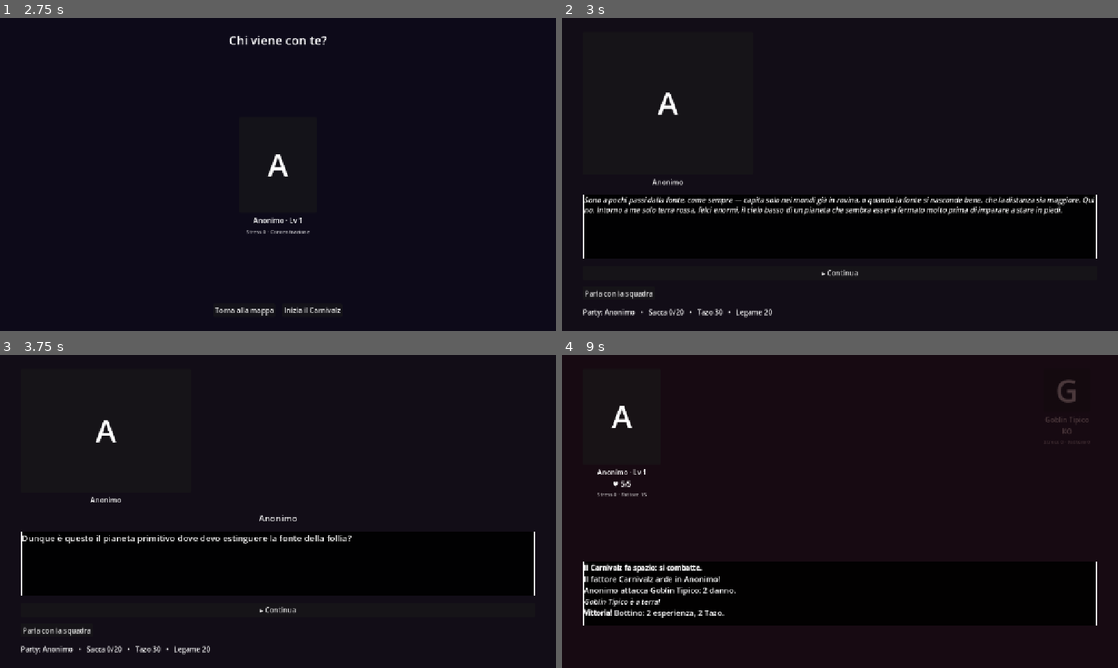
Above: before the commit, frames 1-4 (two rows, left to right).
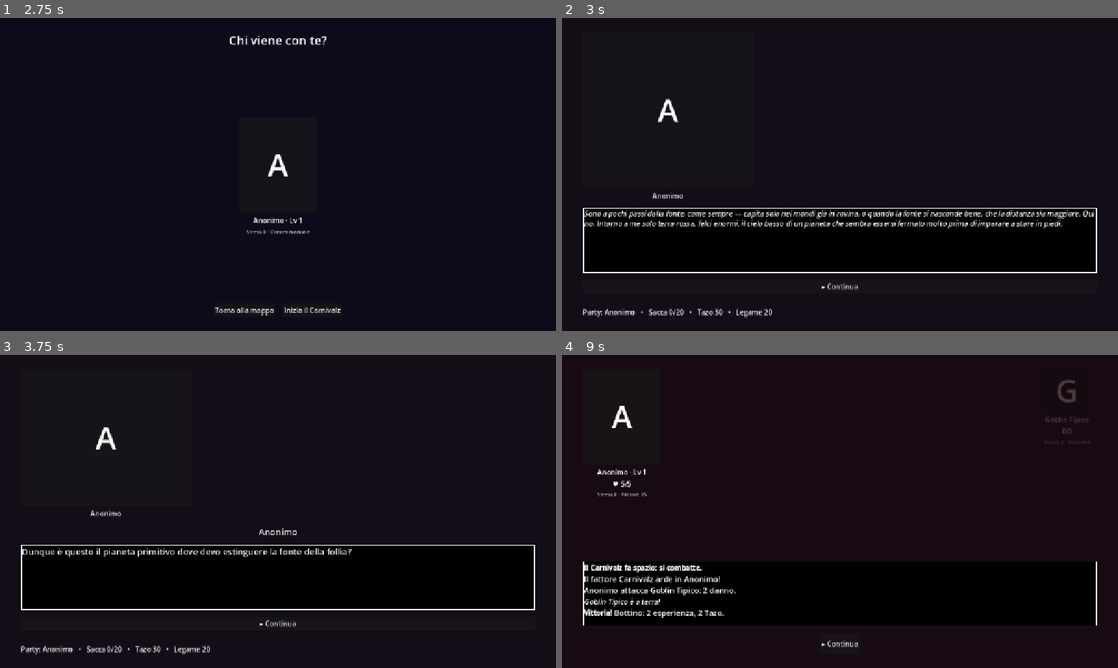
Above: after the commit, the same moments.

Repository: Rio-Chico-Devs/Carnivalz
Game: Godot game, scene res://scenes/Menu.tscn
The game is run twice, just before and just after one commit, with the same random seed, the same clock (stepped at 60 frames per second) and the same inputs.
Inputs (mouse positions are in pixels of both pictures, inside the frame that each line leads up to):
- Up to frame 1 (2.75 s): click "Gioca" at 0.5 s; click "!" at 1.25 s; click "☉ Scendi nel Carnivalz" at 2 s
- Up to frame 2 (3 s): click "Inizia il Carnivalz" at 2.75 s
- Up to frame 3 (3.75 s): click "▸ Continua" at 3.5 s
- Up to frame 4 (9 s): click (617, 630) at 4.25 s, where only the run before the commit has a clickable "Parla con la squadra"; click "▸ Continua" at 5 s; click "Avanza" at 5.75 s; click "▸ Continua" at 6.5 s; click "▸ Continua" at 7.25 s; click "Affrontalo" at 8 s; click "Attacca" at 8.75 s

Frame 1 is identical in both runs. In frame 2, 5.0% of the frame differs, in the area x 3-97%, y 23-90%; in frame 3, 2.6%; in frame 4, less than 0.1%.

Commit message:
Fine combattimento manuale, fix sfarfallio "Parla con la squadra", mediazione
Il giocatore ha sempre pieno controllo: la schermata di fine combattimento
non si chiude piu' da sola dopo un timer, ma aspetta un click su "Continua"
(mostra_continua_fine() in Combattimento.gd). "Parla con la squadra" restava
visibile con lo stato di prima durante la lettura di una sequenza (appariva
o spariva a seconda del punto in cui capitavi): ora avanza_messaggio() lo
nasconde esplicitamente finche' la coda non e' vuota, ed una nuova azione_
dopo_coda ripristina sempre palco/scelte/bottone allo svuotamento, anche
dopo una divagazione (dialogo singolo o conversazione).

Nuova meccanica: mediazione. Se due compagni presenti nel party discutono
tra loro in un nodo (data/dialoghi.json -> conversazioni.<id_nodo>, "tra":
[id1, id2]), "Parla con la squadra" offre di assistere alla conversazione;
al termine, se c'e' una "mediazione", il giocatore puo' intervenire con
opzioni che possono richiedere un oggetto in sacca e assegnano bonus/malus
di legame. Cio' che dice Anonimo e la replica del compagno restano pagine
di dialogo vere, mai testo nascosto nell'etichetta del bottone. Esempio
completo in Casa Gigante (salone, Sally e Vega).

Co-Authored-By: Claude Sonnet 5 <noreply@anthropic.com>
Claude-Session: https://claude.ai/code/session_01AE7uzpDH1Lo1PHb29aXJxZ

Diff:
--- a/data/dialoghi.json
+++ b/data/dialoghi.json
@@ -9,5 +9,38 @@
 				{ "tipo": "narrazione", "testo": "Con un calcio scosta i cuscini: c'è una botola." }
 			]
 		}
+	},
+	"conversazioni": {
+		"salone": {
+			"una_tantum": "conv_salone_sally_vega",
+			"tra": ["sally", "vega"],
+			"sequenza": [
+				{ "tipo": "dialogo", "chi": "sally", "testo": "Ti giuro che in questa casa non c'è NIENTE di normale. Nemmeno un poster storto." },
+				{ "tipo": "dialogo", "chi": "vega", "testo": "O forse è normale, per chi ci ha vissuto. Non tutti i ricordi buttano giù i muri." },
+				{ "tipo": "dialogo", "chi": "sally", "testo": "Ai ricordi buoni non serve una casa gigante per starci dentro." }
+			],
+			"mediazione": {
+				"testo": "Le due si voltano verso di te, aspettando che tu dica la tua.",
+				"opzioni": [
+					{
+						"testo": "Mostra la collana trovata in soffitta",
+						"richiede_oggetto": "collana_particolare",
+						"battuta": "Guardate: l'ho trovata in soffitta. Qualcuno di voi due la riconosce?",
+						"risposta": { "chi": "vega", "testo": "Vedi? Anche le cose piccole restano. Grazie per averla notata." },
+						"legame": 10
+					},
+					{
+						"testo": "Prova a mediare tra le due",
+						"battuta": "Magari ha ragione lei: a volte i ricordi fanno più rumore della verità.",
+						"risposta": { "chi": "sally", "testo": "...touché." },
+						"legame": 5
+					},
+					{
+						"testo": "Resta in silenzio e lascia che continuino da sole",
+						"legame": 0
+					}
+				]
+			}
+		}
 	}
 }
--- a/scripts/Combattimento.gd
+++ b/scripts/Combattimento.gd
@@ -224,8 +224,13 @@
 			aggiorna_speranza(int(GameState.regole.get("speranza_per_giro", 2)))
 			if turni_provocazione > 0:
 				turni_provocazione -= 1
-	await get_tree().create_timer(1.4).timeout
-	_esci()
+	mostra_continua_fine()
+
+func mostra_continua_fine() -> void:
+	# niente si chiude da solo: e' il giocatore a decidere quando lasciare
+	# la schermata di fine combattimento
+	pulisci_azioni()
+	bottone_azione("▸ Continua", _esci)
 
 func esegui_turno(attaccante: Dictionary) -> void:
 	scadenza_buff(attaccante)
--- a/scripts/GameState.gd
+++ b/scripts/GameState.gd
@@ -30,6 +30,7 @@
 var negozi: Dictionary = {}          # id negozio -> definizione
 var regole: Dictionary = {}
 var dialoghi: Dictionary = {}        # id nodo -> battuta di un compagno (lore, sblocchi)
+var conversazioni: Dictionary = {}   # id nodo -> discussione tra due compagni + mediazione
 var audio: Dictionary = {}           # config musica (chiavi -> percorsi)
 var domande_studio_generiche: Array = []  # pool di domande per Studia sui nemici comuni
 var stati: Dictionary = {}                # id stato -> definizione generica (tipo, contagiosa, ...)
@@ -143,6 +144,7 @@
 func carica_dialoghi() -> void:
 	var dati: Variant = carica_json(PERCORSO_DIALOGHI)
 	dialoghi = dati.get("luoghi", {}) if dati is Dictionary else {}
+	conversazioni = dati.get("conversazioni", {}) if dati is Dictionary else {}
 
 func carica_audio() -> void:
 	var dati: Variant = carica_json(PERCORSO_AUDIO)
--- a/scripts/Main.gd
+++ b/scripts/Main.gd
@@ -37,6 +37,7 @@
 
 var nodo_in_corso: Dictionary = {}
 var coda_messaggi: Array[Dictionary] = []
+var azione_dopo_coda: Callable = Callable()  # eseguita a coda vuota al posto delle scelte normali (es. mediazione)
 
 func _ready() -> void:
 	if GameState.eventi.is_empty():
@@ -102,7 +103,18 @@
 		var msg: Dictionary = coda_messaggi.pop_front()
 		mostra_messaggio(msg)
 		mostra_continua()
-		return
+		# durante la lettura dei messaggi il bottone "Parla con la squadra"
+		# resta nascosto: appare solo a coda vuota, mai a meta' di una sequenza
+		bottone_dialoga.visible = false
+		for figlio in menu_compagni.get_children():
+			figlio.queue_free()
+		return
+	if azione_dopo_coda.is_valid():
+		var richiamo := azione_dopo_coda
+		azione_dopo_coda = Callable()
+		richiamo.call()
+		return
+	aggiorna_palco(nodo_in_corso)
 	ricostruisci_scelte(nodo_in_corso)
 	aggiorna_dialoga()
 
@@ -266,6 +278,19 @@
 func _su_dialoga() -> void:
 	for figlio in menu_compagni.get_children():
 		figlio.queue_free()
+	# se due compagni presenti stanno discutendo tra loro in questo punto,
+	# l'opzione per assistere (e mediare) compare prima delle chiacchiere singole
+	var conversazione: Dictionary = GameState.conversazioni.get(GameState.nodo_corrente, {})
+	var tra: Array = conversazione.get("tra", [])
+	var conv_gia_vista: bool = conversazione.has("una_tantum") and GameState.ha_flag(conversazione["una_tantum"])
+	if not conversazione.is_empty() and not conv_gia_vista and tra.size() == 2 \
+			and tra[0] in GameState.party and tra[1] in GameState.party:
+		var nome_a: String = String(GameState.classi.get(tra[0], {}).get("nome", tra[0]))
+		var nome_b: String = String(GameState.classi.get(tra[1], {}).get("nome", tra[1]))
+		var bottone_conv := Button.new()
+		bottone_conv.text = "%s e %s stanno parlando..." % [nome_a, nome_b]
+		bottone_conv.pressed.connect(_su_conversazione.bind(conversazione))
+		menu_compagni.add_child(bottone_conv)
 	for id_classe in GameState.party:
 		if id_classe == GameState.id_protagonista:
 			continue
@@ -273,6 +298,54 @@
 		bottone.text = String(GameState.classi.get(id_classe, {}).get("nome", id_classe))
 		bottone.pressed.connect(_su_compagno.bind(id_classe))
 		menu_compagni.add_child(bottone)
+
+func _su_conversazione(conversazione: Dictionary) -> void:
+	for figlio in menu_compagni.get_children():
+		figlio.queue_free()
+	var tra: Array = conversazione.get("tra", [])
+	slot_centro.visible = false
+	slot_sinistra.visible = true
+	slot_destra.visible = true
+	mostra_slot(slot_sinistra, tra[0], "")
+	mostra_slot(slot_destra, tra[1], "")
+	if conversazione.has("flag"):
+		GameState.imposta_flag(conversazione["flag"])
+	if conversazione.has("una_tantum"):
+		GameState.imposta_flag(conversazione["una_tantum"])
+	coda_messaggi = sequenza_di(conversazione)
+	azione_dopo_coda = _mostra_mediazione.bind(conversazione) if conversazione.has("mediazione") else Callable()
+	avanza_messaggio()
+
+func _mostra_mediazione(conversazione: Dictionary) -> void:
+	# il giocatore puo' intervenire nella discussione: alcune opzioni sono
+	# sbloccate solo se ha in sacca l'oggetto giusto per dare peso alle sue parole
+	var mediazione: Dictionary = conversazione.get("mediazione", {})
+	nome_parlante.visible = false
+	narratore.text = "[i]%s[/i]" % String(mediazione.get("testo", "Puoi intervenire."))
+	for figlio in contenitore_scelte.get_children():
+		figlio.queue_free()
+	for opzione in mediazione.get("opzioni", []):
+		if opzione.has("richiede_oggetto") and not GameState.possiede_oggetto(opzione["richiede_oggetto"]):
+			continue
+		var bottone := Button.new()
+		bottone.text = String(opzione.get("testo", "…"))
+		bottone.pressed.connect(_su_mediazione.bind(opzione))
+		contenitore_scelte.add_child(bottone)
+
+func _su_mediazione(opzione: Dictionary) -> void:
+	for figlio in contenitore_scelte.get_children():
+		figlio.queue_free()
+	if opzione.has("legame"):
+		GameState.modifica_legame(int(opzione["legame"]))
+	coda_messaggi = []
+	if opzione.has("battuta"):
+		# cio' che dice Anonimo e' una battuta vera, non l'etichetta del bottone:
+		# compare come pagina di dialogo a se', mai nascosta dentro la scelta
+		coda_messaggi.append({"tipo": "dialogo", "chi": GameState.id_protagonista, "testo": String(opzione["battuta"])})
+	if opzione.has("risposta"):
+		var risposta: Dictionary = opzione["risposta"]
+		coda_messaggi.append({"tipo": "dialogo", "chi": String(risposta.get("chi", "")), "testo": String(risposta.get("testo", ""))})
+	avanza_messaggio()
 
 func _su_compagno(id_classe: String) -> void:
 	for figlio in menu_compagni.get_children():
Not shown, changed: README.md
